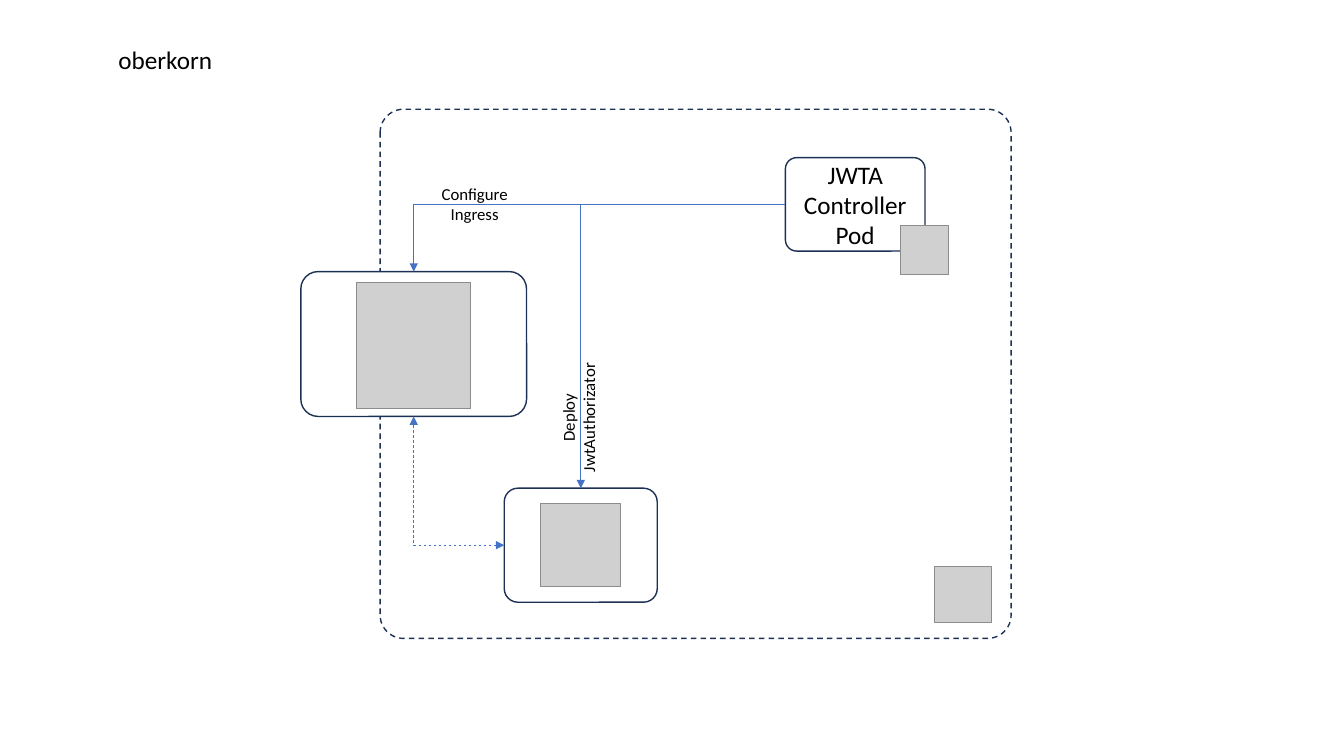
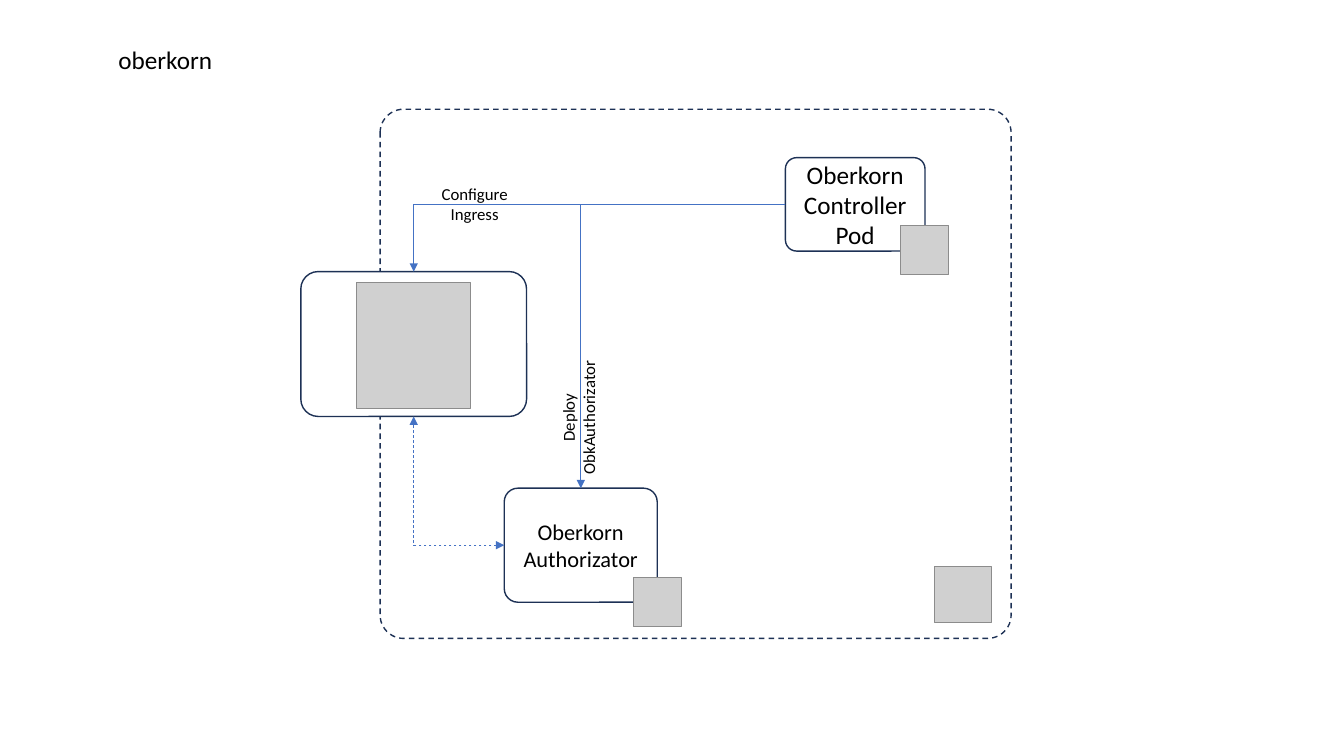
Before and after one commit to jfvilasPersonal/oberkorn, a slide deck: slide 3 of docs/diagrams.pptx (slide 6 before the commit). Drawn at 1344x756 pixels with LibreOffice and Linux fonts; fonts in the diff are those of the drawing; grey boxes stand for pictures. Boxes give left, top, right and bottom in pixels: in the first picture for what was removed or moved away, otherwise in the second. Text is boxed around its words. In the diff, an @@ line names an element or a change of style, - is before the commit and + after.

```diff
--- a/docs/diagrams.pptx
+++ b/docs/diagrams.pptx
@@ text in rounded rectangle at (804,166,907,251): text changed @@
-JWTA Controller Pod
+Oberkorn Controller Pod
@@ text at (579,372,599,472): text changed @@
-JwtAuthorizator
+ObkAuthorizator
@@ text in rounded rectangle at (524,524,638,567): text added @@
+Oberkorn
+Authorizator
@@ picture: place and size @@
-picture at (540,504,621,588)
+picture at (633,578,681,627)
```
Also in this commit, not shown: 1 other slide changed, 2 slides added, 1 slide removed, 6 other files.
